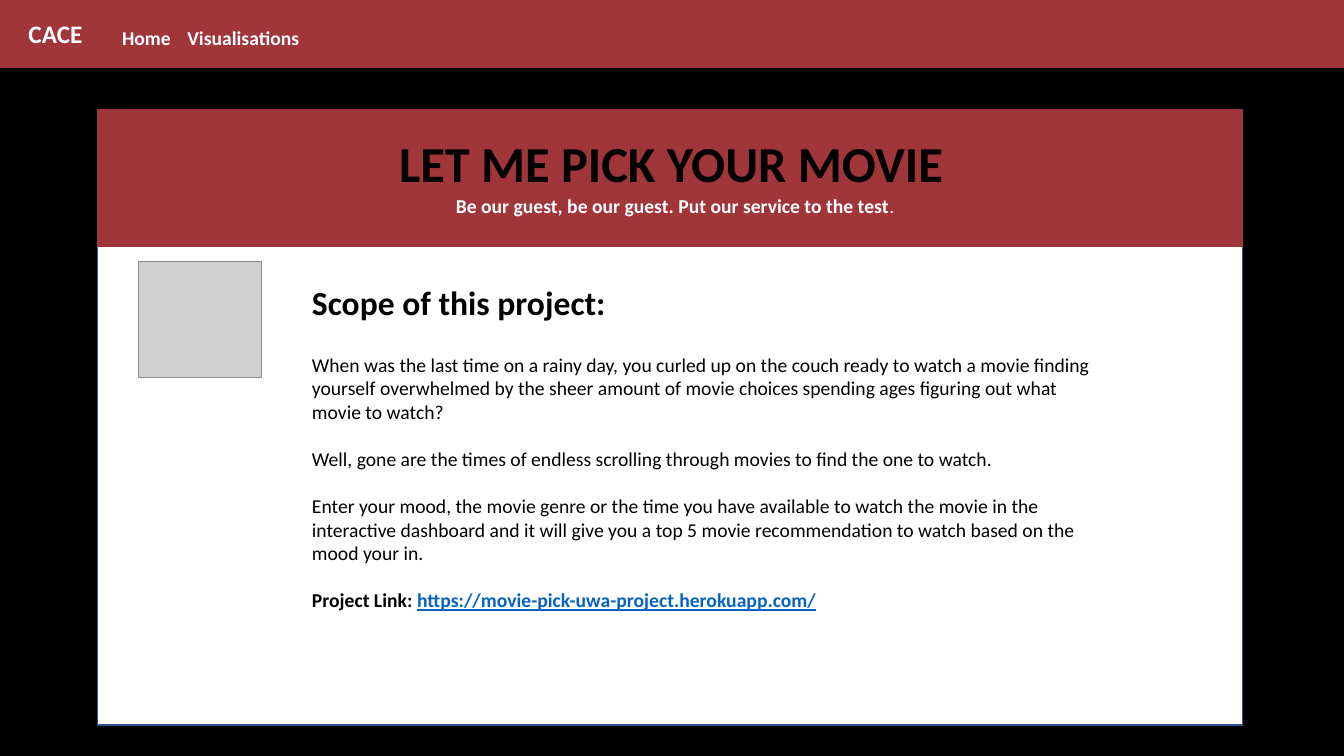
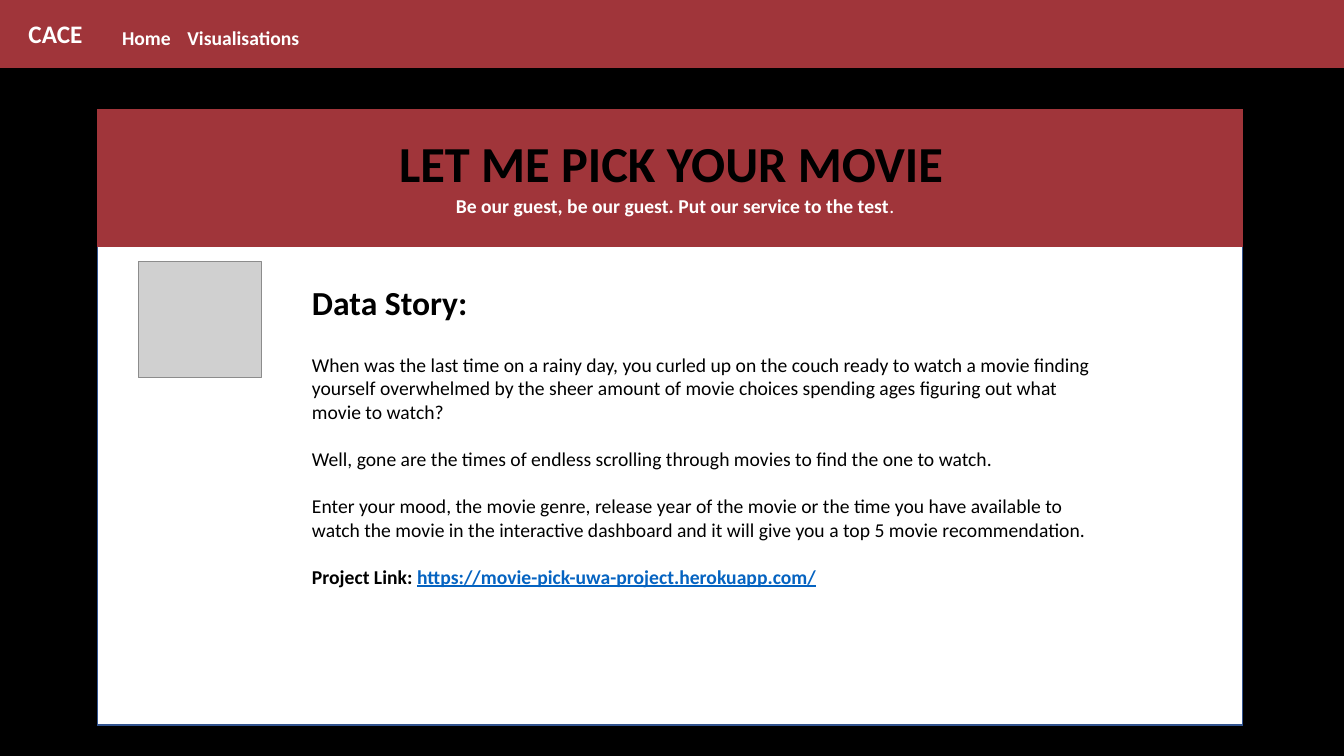
Before and after one commit to CarmenK2/Movie_Pick, a slide deck: slide 2 of Presentation/MoviePick.pptx. Drawn at 1344x756 pixels with LibreOffice and Linux fonts; fonts in the diff are those of the drawing; grey boxes stand for pictures. Boxes give left, top, right and bottom in pixels: in the first picture for what was removed or moved away, otherwise in the second. Text is boxed around its words. In the diff, an @@ line names an element or a change of style, - is before the commit and + after.

```diff
--- a/Presentation/MoviePick.pptx
+++ b/Presentation/MoviePick.pptx
@@ text at (312, 293, 467, 321): text changed @@
-Scope of this project:
+Data Story:
@@ text at (312, 499, 1084, 541): text changed @@
-Enter your mood, the movie genre or the time you have available to watch the movie in the interactive dashboard and it will give you a top 5 movie recommendation to watch based on the mood your in.
+Enter your mood, the movie genre, release year of the movie or the time you have available to watch the movie in the interactive dashboard and it will give you a top 5 movie recommendation.
```
Also in this commit, not shown: 4 other slides changed.
